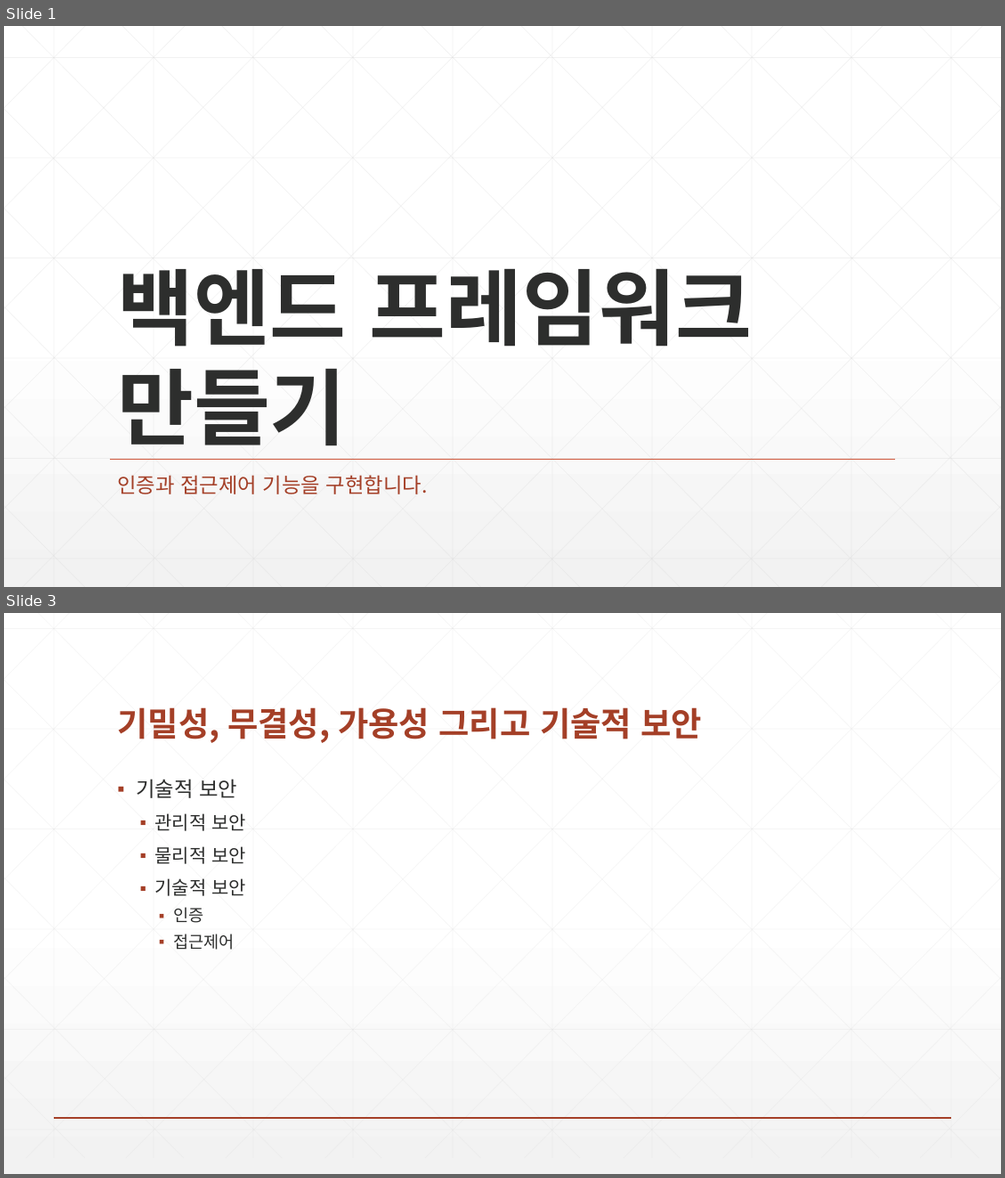
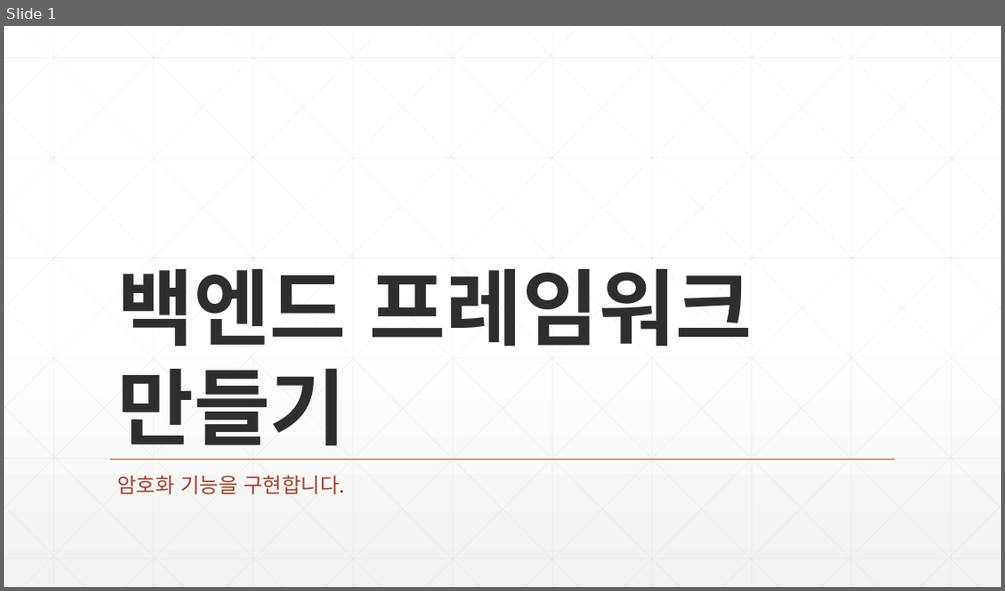
Before and after one commit to zeroshift01/code5, a slide deck: inflearn06/doc/교재.pptx. Shown one above the other, each under a label of ours: slides 1 and 3 before the commit, slide 1 after it; the slides between them are not shown. The pictures are 1005x1178 and 1005x591 pixels, drawn with LibreOffice and Linux fonts; fonts in the diff are those of the drawing. Boxes give left, top, right and bottom in pixels: in the first picture for what was removed or moved away, otherwise in the second. Text is boxed around its words. In the diff, an @@ line names an element or a change of style, - is before the commit and + after.

```diff
--- a/inflearn06/doc/교재.pptx
+++ b/inflearn06/doc/교재.pptx
@@ slide 3 removed at [4,613,1001,1174], background gradient #FFFFFF to #F2F2F2 @@
@@ title removed at [117,707,703,743] @@
-기밀성, 무결성, 가용성 그리고 기술적 보안
@@ text removed at [136,779,246,949] @@
-▪ 기술적 보안
-  ▪ 관리적 보안
-  ▪ 물리적 보안
-  ▪ 기술적 보안
-    ▪ 인증
-    ▪ 접근제어
@@ group removed at [4,613,1001,1159]: 46 lines @@
@@ line removed from (54, 1118) to (952, 1118) @@
@@ slide 1 changed as well @@
@@ subtitle at [117,475,345,494]: text changed @@
-인증과 접근제어 기능을 구현합니다.
+암호화 기능을 구현합니다.
```
Also in this commit, not shown: 6 slides added, 4 other slides removed.
